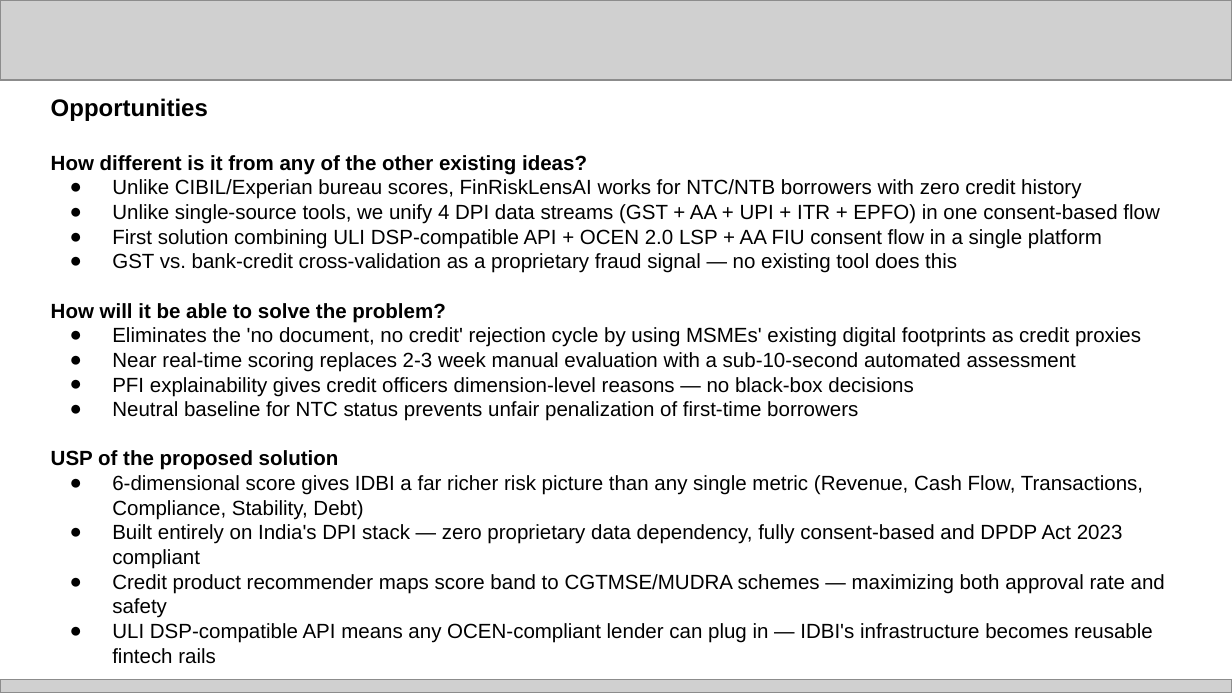
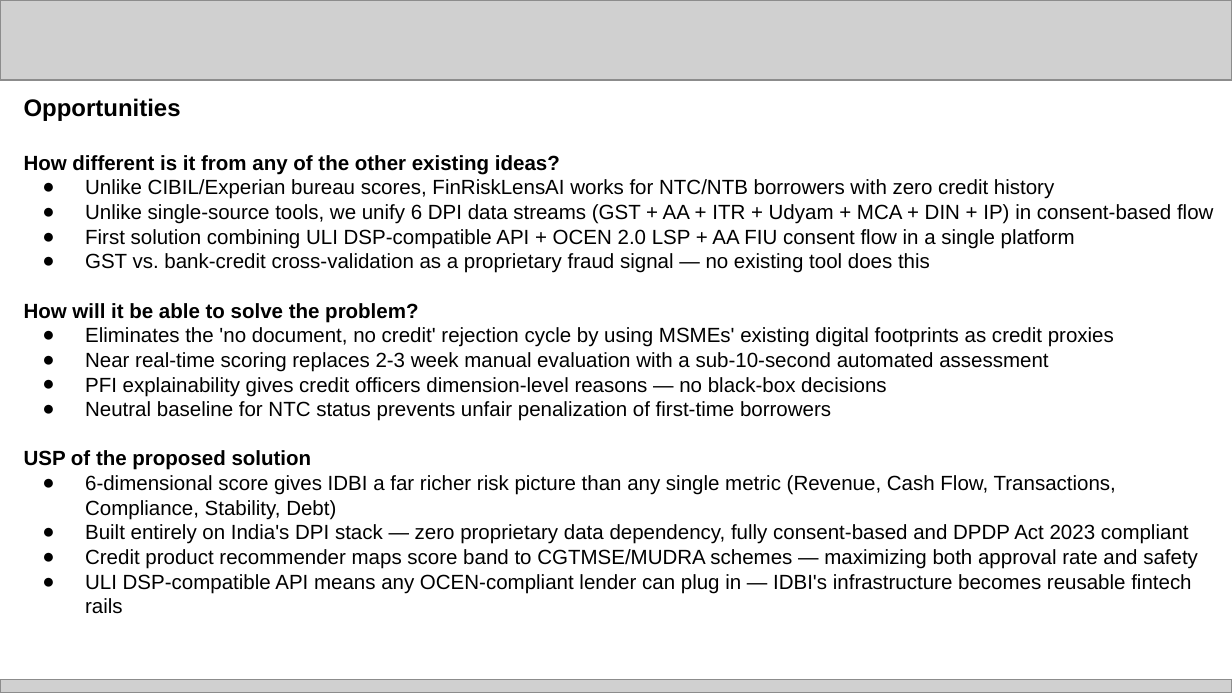
Before and after one commit to abhinavmukwane/FinRiskLensAI, a slide deck: slide 3 of Doc/Prototype Submission Deck _ IDBI Innovate.pptx. Drawn at 1232x693 pixels with LibreOffice and Linux fonts; fonts in the diff are those of the drawing; grey boxes stand for pictures. Boxes give left, top, right and bottom in pixels: in the first picture for what was removed or moved away, otherwise in the second. Text is boxed around its words. In the diff, an @@ line names an element or a change of style, - is before the commit and + after.

```diff
--- a/Doc/Prototype Submission Deck _ IDBI Innovate.pptx
+++ b/Doc/Prototype Submission Deck _ IDBI Innovate.pptx
@@ text "Opportunities": place and size @@
-text "Opportunities" at (51, 98, 1165, 664)
+text "Opportunities" at (24, 98, 1213, 614)
@@ text at (85, 204, 1213, 224): text changed @@
-● Unlike single-source tools, we unify 4 DPI data streams (GST + AA + UPI + ITR + EPFO) in one consent-based flow
+● Unlike single-source tools, we unify 6 DPI data streams (GST + AA + ITR + Udyam + MCA + DIN + IP) in consent-based flow
```
Also in this commit, not shown: 3 other slides changed.
